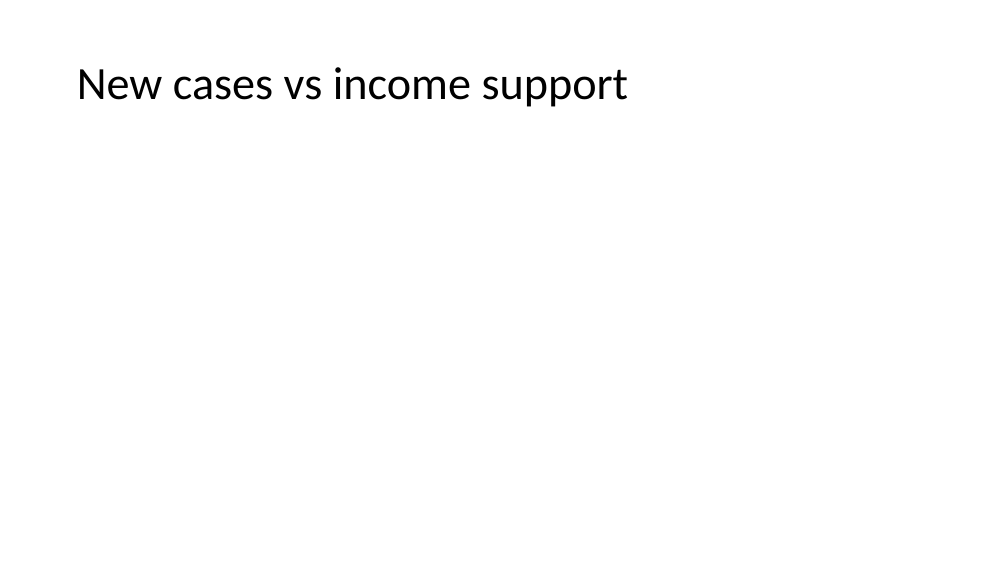
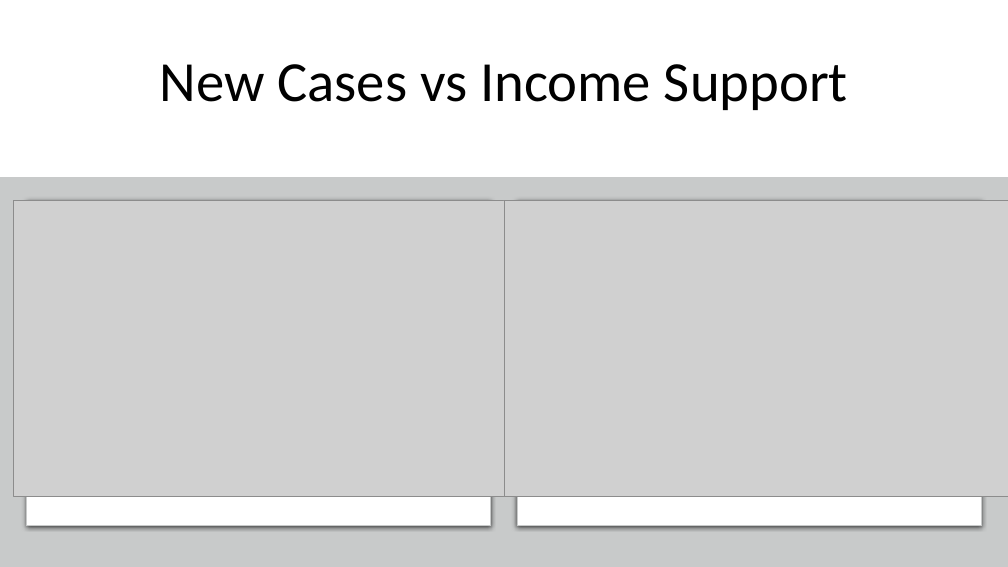
Before and after one commit to nithiyasuresh/Project-1-Covid-PolicyChangesAnalysis, a slide deck: slide 10 of Output/Policy_Changes.pptx. Drawn at 1008x567 pixels with LibreOffice and Linux fonts; fonts in the diff are those of the drawing; grey boxes stand for pictures. Boxes give left, top, right and bottom in pixels: in the first picture for what was removed or moved away, otherwise in the second. Text is boxed around its words. In the diff, an @@ line names an element or a change of style, - is before the commit and + after.

Commit message:
PPT Update

```diff
--- a/Output/Policy_Changes.pptx
+++ b/Output/Policy_Changes.pptx
@@ title "New Cases vs Income Support" at (160, 64, 848, 110): vertical alignment middle to bottom @@
@@ title at (160, 64, 848, 110): text changed; size 44 to 54 pt @@
-New cases vs income support
+New Cases vs Income Support
@@ rectangle added at (0, 177, 1008, 567), fill #C8CACA @@
@@ picture added at (13, 200, 517, 497) @@
@@ rounded rectangle added at (26, 200, 491, 526), fill #FFFFFF, outline #C8CACA 0.75 pt @@
@@ picture added at (504, 200, 1008, 497) @@
@@ rounded rectangle added at (517, 200, 982, 526), fill #FFFFFF, outline #C8CACA 0.75 pt @@
```
Also in this commit, not shown: 1 slide added, 4 other files.
